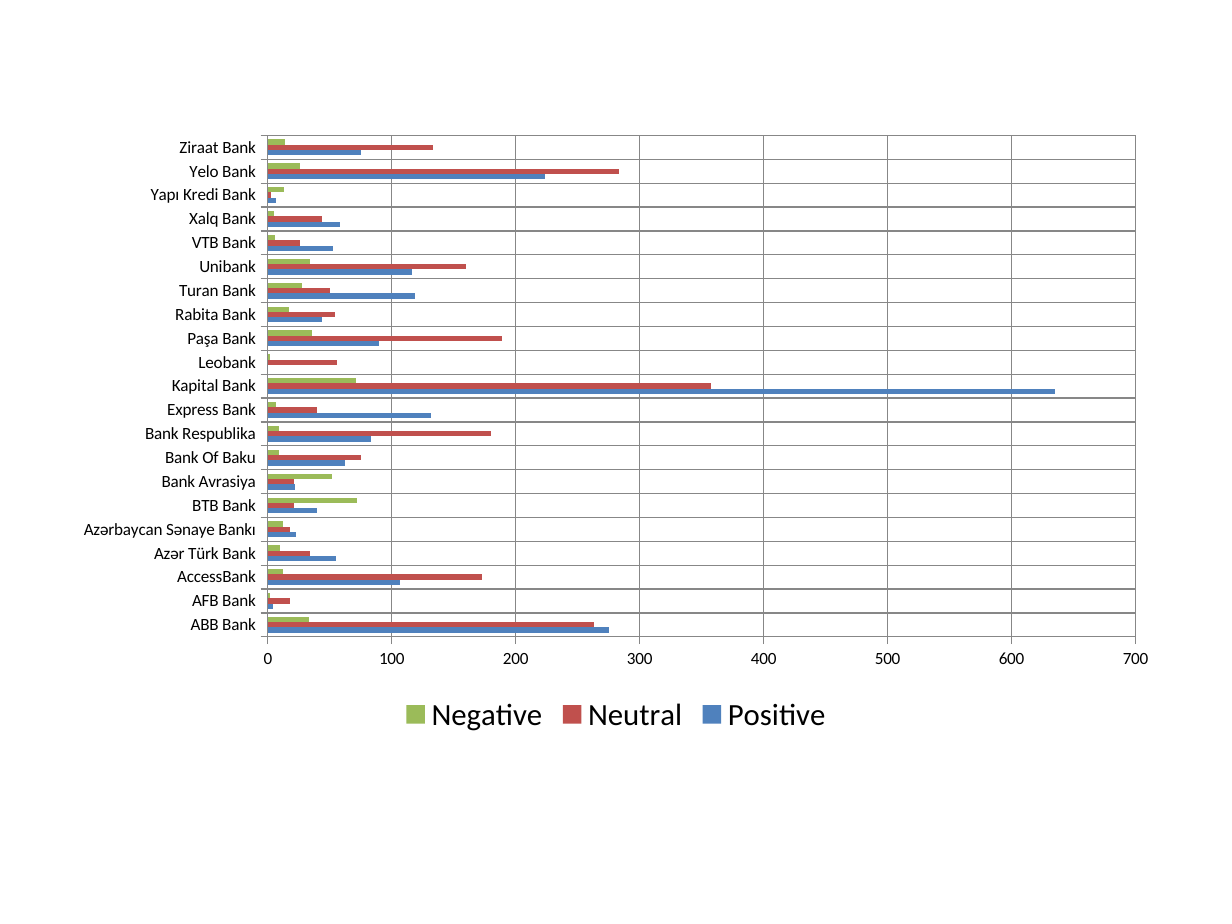
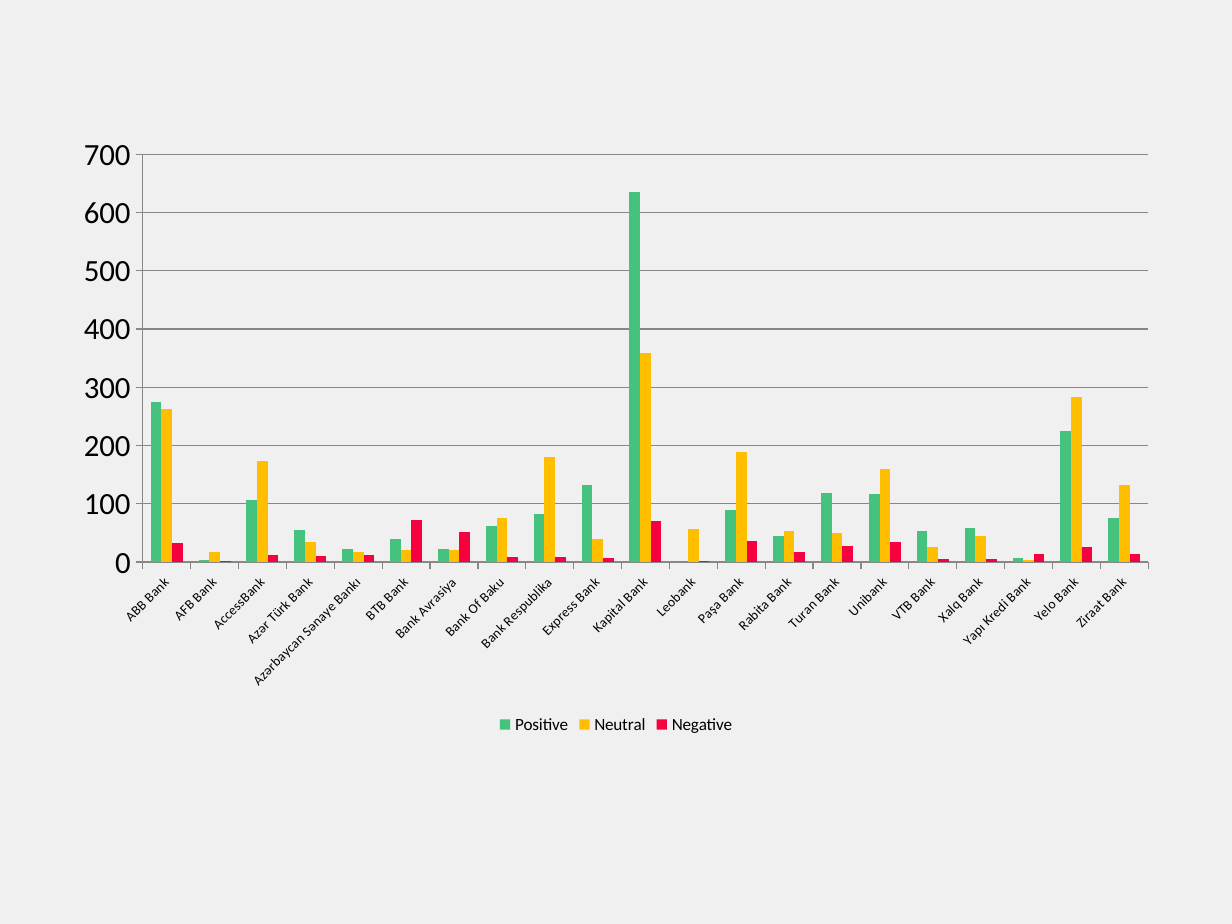
Before and after one commit to FidanEva/python_export_editable_ppt, a slide deck: slide 3 of backend/uploads/output.pptx. Drawn at 1232x924 pixels with LibreOffice and Linux fonts; fonts in the diff are those of the drawing. Boxes give left, top, right and bottom in pixels: in the first picture for what was removed or moved away, otherwise in the second. Text is boxed around its words. In the diff, an @@ line names an element or a change of style, - is before the commit and + after.

Commit message:
Some new charts

```diff
--- a/backend/uploads/output.pptx
+++ b/backend/uploads/output.pptx
@@ background #FFFFFF to #F0F0F0 @@
@@ bar chart at (62,123,1170,739) @@
@@ bar chart to column chart @@
@@ colour of Positive #4F81BD to #45C27E @@
@@ colour of Neutral #C0504D to #FFBF00 @@
@@ colour of Negative #9BBB59 to #F60140 @@
@@ legend changed @@
@@ category axis changed @@
@@ value axis changed @@
```
Also in this commit, not shown: 2 other slides changed, 3 slides added, 1 other file.
